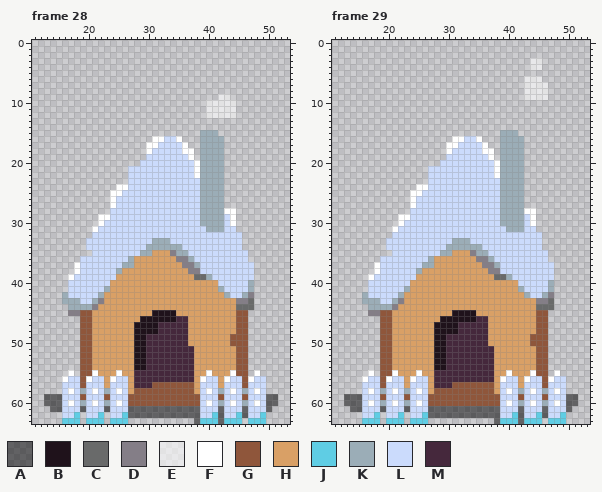
Pixel-art file -- demo3/aseprite/triangles.aseprite. This is how it looked before the edit.
64x64 pixels, 60 frames. Colours within 5 levels of each other are drawn and written as one. Shown: frame 28: x 11..53, y 0..63; frame 29: x 11..53, y 0..63. The commit also changed other frames, which this record leaves out.
Visible layers, top first: "Layer 2" opacity 55%, "Layer 5", "Layer 1", "Layer 4", "Layer 3" opacity 52%.
Palette (. is transparent): A #00000085  B #1f121b  C #696a6a  D #847e87  E #ffffff8c  F #ffffff  G #8f563b  H #d9a066  J #5fcde4  K #9badb7  L #cbdbfc  M #45283c
Pixels before, frame 28 (only the part around the change), first column x 11:
 4 ...........................................
 5 ...........................................
 6 ...........................................
 7 ...........................................
 8 ...........................................
 9 ...............................EE..........
10 .............................EEEEE.........
11 .............................EEEEE.........
12 .............................EEEEE.........
13 ...........................................
14 ...........................................
15 ............................KKK............
16 ....................FFLLF...KKKK...........
17 ...................FFLLLLF..KKKK...........
18 ...................FLLLLLFF.KKKK...........
19 ...................LLLLLLLF.KKKK...........
20 ..................LLLLLLLLLFKKKK...........
21 ................LLLLLLLLLLLFKKKK...........
22 ................LLLLLLLLLLLFKKKK...........
23 ................LLLLLLLLLLLLKKKK...........
24 ..............FFLLLLLLLLLLLLKKKK...........
25 .............FFLLLLLLLLLLLLLKKKK...........
26 .............FLLLLLLLLLLLLLLKKKK...........
27 .............FLLLLLLLLLLLLLLKKKK...........
28 .............LLLLLLLLLLLLLLLKKKKFF.........
29 ...........FFLLLLLLLLLLLLLLLKKKKLF.........
30 ...........FLLLLLLLLLLLLLLLLKKKKLF.........
31 ..........FLLLLLLLLLLLLLLLLLLKKKLL.........
32 ..........LLLLLLLLLLLLLLLLLLLLLLLLL........
33 .........LLLLLLLLLLLKKKLLLLLLLLLLLL........
34 .........LLLLLLLLLLKKKKKKLLLLLLLLLL........
35 ..........LLLLLLLLKKHHHDKKLLLLLLLLLL.......
36 ........LLLLLLLLKHHHHHHHDDKLLLLLLLLL.......
37 .......FLLLLLLLKKHHHHHHHHDDKLLLLLLLLL......
38 .......FLLLLLLKHHHHHHHHHHHDDLLLLLLLLL......
39 ......FLLLLLLLHHHHHHHHHHHHHCCKLLLLLLL......
40 ......LLLLLLLHHHHHHHHHHHHHHHHHHLLLLLK......
41 ......LLLLLLKHHHHHHHHHHHHHHHHHHKLLLLK......
42 .....KLLLLLKHHHHHHHHHHHHHHHHHHHHKLLKD......
43 .....KKKLLKDHHHHHHHHHHHHHHHHHHHHHHDDC......
44 ......KKKKDHHHHHHHHHHHHHHHHHHHHHHHCCC......
45 ......DDGGHHHHHHHHHHBBBBHHHHHHHHHHGG.......
46 ........GGHHHHHHHHBBBBBBMMHHHHHHHHGG.......
47 ........GGHHHHHHHBBBBMMMMMHHHHHHHHGG.......
48 ........GGHHHHHHHBBBBMMMMMHHHHHHHHGG.......
49 ........GGHHHHHHHBBMMMMMMMHHHHHHHGGG.......
50 ........GGHHHHHHHBBMMMMMMMHHHHHHHGGG.......
51 ........GGHHHHHHHBBMMMMMMMMHHHHHHHGG.......
52 ........GGHHHHHHHBBMMMMMMMMHHHHHHHGG.......
53 ........GGHHHHHHHBBMMMMMMMMHHHHHHHGG.......
54 ........GGHHHHHHHBBMMMMMMMMHHHHHHHGG.......
55 ......F.GGFHHHFHHMMMMMMMMMMHHFHHHFGG.F.....
56 .....FLLGFLLHFLLHMMMMMMMMMMHFLLHFLLGFLL....
57 .....LLLGLLLHLLLHMMMGGGGGGGHLLLHLLLGLLL....
58 .....LFLKLFLKLFLHGGGGGGGGGGHLFLKLFLKLFL....
59 ..AAALLLGLLLGLLLGGGGGGGGGGGGLLLGLLLGLLLAA..
60 ..AAALFLKLFLKLFLGGGGGGGGGGGGLFLKLFLKLFLAA..
61 ...AALLLALLLALLLAAAAAAAAAAAALLLALLLALLLA...
62 .....LLJ.LLJ.LLJAAAAAAAAAAAALLJALLJALLJ....
63 .....JJJ.JJJ.JJJ...........AJJJAJJJ.JJJ....
Pixels before, frame 29 (only the part around the change), first column x 11:
 0 ...........................................
 1 ...........................................
 2 ...........................................
 3 .................................EE........
 4 .................................EE........
 5 ...........................................
 6 ................................EEE........
 7 ................................EEEE.......
 8 ................................EEEE.......
 9 ................................EEEE.......
10 ...........................................
11 ...........................................
12 ...........................................
13 ...........................................
14 ...........................................
15 ............................KKK............
16 ....................FFLLF...KKKK...........
17 ...................FFLLLLF..KKKK...........
18 ...................FLLLLLFF.KKKK...........
19 ...................LLLLLLLF.KKKK...........
20 ..................LLLLLLLLLFKKKK...........
21 ................LLLLLLLLLLLFKKKK...........
22 ................LLLLLLLLLLLFKKKK...........
23 ................LLLLLLLLLLLLKKKK...........
24 ..............FFLLLLLLLLLLLLKKKK...........
25 .............FFLLLLLLLLLLLLLKKKK...........
26 .............FLLLLLLLLLLLLLLKKKK...........
27 .............FLLLLLLLLLLLLLLKKKK...........
28 .............LLLLLLLLLLLLLLLKKKKFF.........
29 ...........FFLLLLLLLLLLLLLLLKKKKLF.........
30 ...........FLLLLLLLLLLLLLLLLKKKKLF.........
31 ..........FLLLLLLLLLLLLLLLLLLKKKLL.........
32 ..........LLLLLLLLLLLLLLLLLLLLLLLLL........
33 .........LLLLLLLLLLLKKKLLLLLLLLLLLL........
34 .........LLLLLLLLLLKKKKKKLLLLLLLLLL........
35 ..........LLLLLLLLKKHHHDKKLLLLLLLLLL.......
36 ........LLLLLLLLKHHHHHHHDDKLLLLLLLLL.......
37 .......FLLLLLLLKKHHHHHHHHDDKLLLLLLLLL......
38 .......FLLLLLLKHHHHHHHHHHHDDLLLLLLLLL......
39 ......FLLLLLLLHHHHHHHHHHHHHCCKLLLLLLL......
40 ......LLLLLLLHHHHHHHHHHHHHHHHHHLLLLLK......
41 ......LLLLLLKHHHHHHHHHHHHHHHHHHKLLLLK......
42 .....KLLLLLKHHHHHHHHHHHHHHHHHHHHKLLKD......
43 .....KKKLLKDHHHHHHHHHHHHHHHHHHHHHHDDC......
44 ......KKKKDHHHHHHHHHHHHHHHHHHHHHHHCCC......
45 ......DDGGHHHHHHHHHHBBBBHHHHHHHHHHGG.......
46 ........GGHHHHHHHHBBBBBBMMHHHHHHHHGG.......
47 ........GGHHHHHHHBBBBMMMMMHHHHHHHHGG.......
48 ........GGHHHHHHHBBBBMMMMMHHHHHHHHGG.......
49 ........GGHHHHHHHBBMMMMMMMHHHHHHHGGG.......
50 ........GGHHHHHHHBBMMMMMMMHHHHHHHGGG.......
51 ........GGHHHHHHHBBMMMMMMMMHHHHHHHGG.......
52 ........GGHHHHHHHBBMMMMMMMMHHHHHHHGG.......
53 ........GGHHHHHHHBBMMMMMMMMHHHHHHHGG.......
54 ........GGHHHHHHHBBMMMMMMMMHHHHHHHGG.......
55 ......F.GGFHHHFHHMMMMMMMMMMHHFHHHFGG.F.....
56 .....FLLGFLLHFLLHMMMMMMMMMMHFLLHFLLGFLL....
57 .....LLLGLLLHLLLHMMMGGGGGGGHLLLHLLLGLLL....
58 .....LFLKLFLKLFLHGGGGGGGGGGHLFLKLFLKLFL....
59 ..AAALLLGLLLGLLLGGGGGGGGGGGGLLLGLLLGLLLAA..
60 ..AAALFLKLFLKLFLGGGGGGGGGGGGLFLKLFLKLFLAA..
61 ...AALLLALLLALLLAAAAAAAAAAAALLLALLLALLLA...
62 .....LLJ.LLJ.LLJAAAAAAAAAAAALLJALLJALLJ....
63 .....JJJ.JJJ.JJJ...........AJJJAJJJ.JJJ....
Once edited:
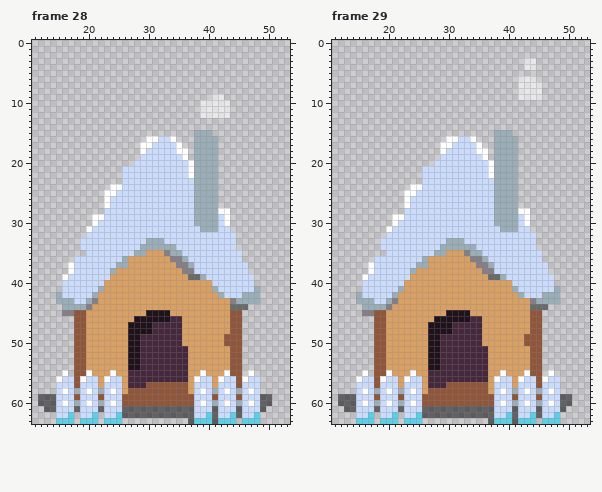
The edit:
Changed rows in their new state; - is an unchanged pixel.
Frame 28:
first column x 12:
 9 -----------------------------E-.--------
10 ---------------------------E----.-------
11 ---------------------------E----.-------
12 ---------------------------E----.-------
15 --------------------------K--.----------
16 ------------------F-L-F.--K---.---------
17 -----------------F-L---F.-K---.---------
18 -----------------FL----F-.K---.---------
19 -----------------L------F.K---.---------
20 ----------------L--------FK---.---------
21 --------------L----------FK---.---------
22 --------------L----------FK---.---------
23 --------------L-----------K---.---------
24 ------------F-L-----------K---.---------
25 -----------F-L------------K---.---------
26 -----------FL-------------K---.---------
27 -----------FL-------------K---.---------
28 -----------L--------------K---F-.-------
29 ---------F-L--------------K---LF.-------
30 ---------FL---------------K---LF.-------
31 --------FL-----------------K--L-.-------
32 --------L------------------------.------
33 -------L----------K--L-----------.------
34 -------L---------K-----L---------.------
35 --------L-------K-H--DK-L---------.-----
36 ------L-------KH------D-KL--------.-----
37 -----FL------K-H-------D-KL--------.----
38 -----FL-----KH----------D-L--------.----
39 ----FL------H------------C-KL-----------
40 ----L------H-----------------L-----L----
41 ----L-----KH-----------------KL----LK---
42 ---KL----KH-------------------KL---KK---
43 ---K--L-KDH---------------------DKKKK---
44 ----K---DH----------------------C--.----
45 ----D-G-H---------B---H---------G-.-----
46 ------G-H-------B-----M-H-------G-.-----
47 ------G-H------B---M----H-------G-.-----
48 ------G-H------B---M----H-------G-.-----
49 ------G-H------B-M------H------G--.-----
50 ------G-H------B-M------H------G--.-----
51 ------G-H------B-M-------H------G-.-----
52 ------G-H------B-M-------H------G-.-----
53 ------G-H------B-M-------H------G-.-----
54 ------G-H------B-M-------H------G-.-----
55 ----F.G-FH--FH-M---------H-FH--FG-.F.---
56 ---FL-GFL-HFL-HM---------HFL-HFL-GFL-.--
57 ---L--GL--HL--HM--G------HL--HL--GL--.--
58 ---LFLKLFLKLFLHG---------HLFLKLFLKLFL.--
59 A--L--GL--GL--G-----------L--GL--GL--A-.
60 A--LFLKLFLKLFLG-----------LFLKLFLKLFLA-.
61 -A-L--AL--AL--A-----------L--AL--AL--A.-
62 ---L-J.L-J.L-JA-----------L-JAL-JAL-J.--
63 ---J--.J--.J--.----------AJ--AJ--.J--.--
Frame 29:
first column x 42:
 3 -E-.-
 4 -E-.-
 6 E--.-
 7 E---.
 8 E---.
 9 E---.
first column x 12:
15 --------------------------K--.----------
16 ------------------F-L-F.--K---.---------
17 -----------------F-L---F.-K---.---------
18 -----------------FL----F-.K---.---------
19 -----------------L------F.K---.---------
20 ----------------L--------FK---.---------
21 --------------L----------FK---.---------
22 --------------L----------FK---.---------
23 --------------L-----------K---.---------
24 ------------F-L-----------K---.---------
25 -----------F-L------------K---.---------
26 -----------FL-------------K---.---------
27 -----------FL-------------K---.---------
28 -----------L--------------K---F-.-------
29 ---------F-L--------------K---LF.-------
30 ---------FL---------------K---LF.-------
31 --------FL-----------------K--L-.-------
32 --------L------------------------.------
33 -------L----------K--L-----------.------
34 -------L---------K-----L---------.------
35 --------L-------K-H--DK-L---------.-----
36 ------L-------KH------D-KL--------.-----
37 -----FL------K-H-------D-KL--------.----
38 -----FL-----KH----------D-L--------.----
39 ----FL------H------------C-KL-----------
40 ----L------H-----------------L-----L----
41 ----L-----KH-----------------KL----LK---
42 ---KL----KH-------------------KL---KK---
43 ---K--L-KDH---------------------DKKKK---
44 ----K---DH----------------------C--.----
45 ----D-G-H---------B---H---------G-.-----
46 ------G-H-------B-----M-H-------G-.-----
47 ------G-H------B---M----H-------G-.-----
48 ------G-H------B---M----H-------G-.-----
49 ------G-H------B-M------H------G--.-----
50 ------G-H------B-M------H------G--.-----
51 ------G-H------B-M-------H------G-.-----
52 ------G-H------B-M-------H------G-.-----
53 ------G-H------B-M-------H------G-.-----
54 ------G-H------B-M-------H------G-.-----
55 ----F.G-FH--FH-M---------H-FH--FG-.F.---
56 ---FL-GFL-HFL-HM---------HFL-HFL-GFL-.--
57 ---L--GL--HL--HM--G------HL--HL--GL--.--
58 ---LFLKLFLKLFLHG---------HLFLKLFLKLFL.--
59 A--L--GL--GL--G-----------L--GL--GL--A-.
60 A--LFLKLFLKLFLG-----------LFLKLFLKLFLA-.
61 -A-L--AL--AL--A-----------L--AL--AL--A.-
62 ---L-J.L-J.L-JA-----------L-JAL-JAL-J.--
63 ---J--.J--.J--.----------AJ--AJ--.J--.--
Boxes around the changes in both pictures, in picture pixels (x1, y1, x2, y2):
changed: (38, 94, 278, 424)
changed: (518, 58, 548, 100)
changed: (338, 130, 578, 424)
